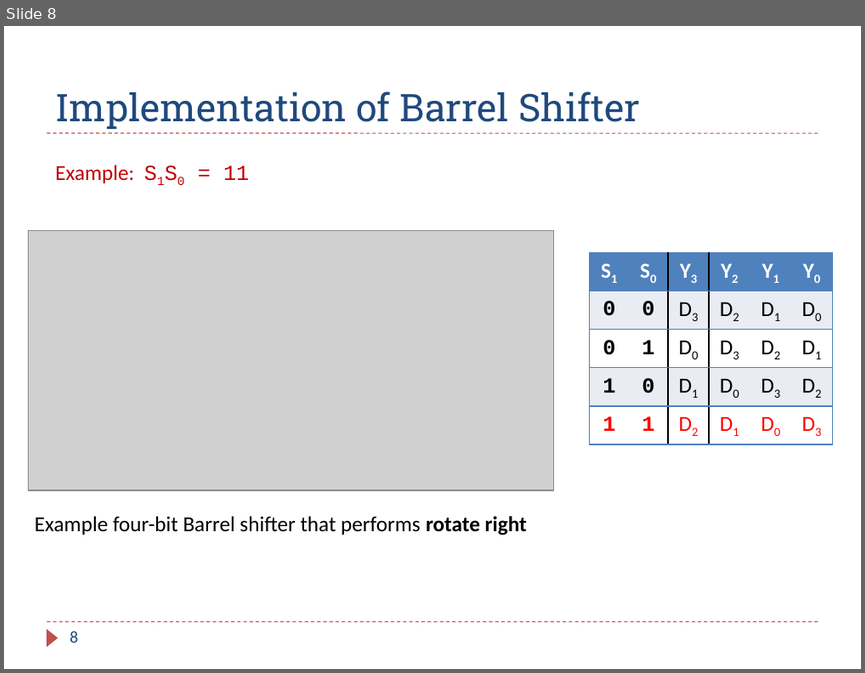
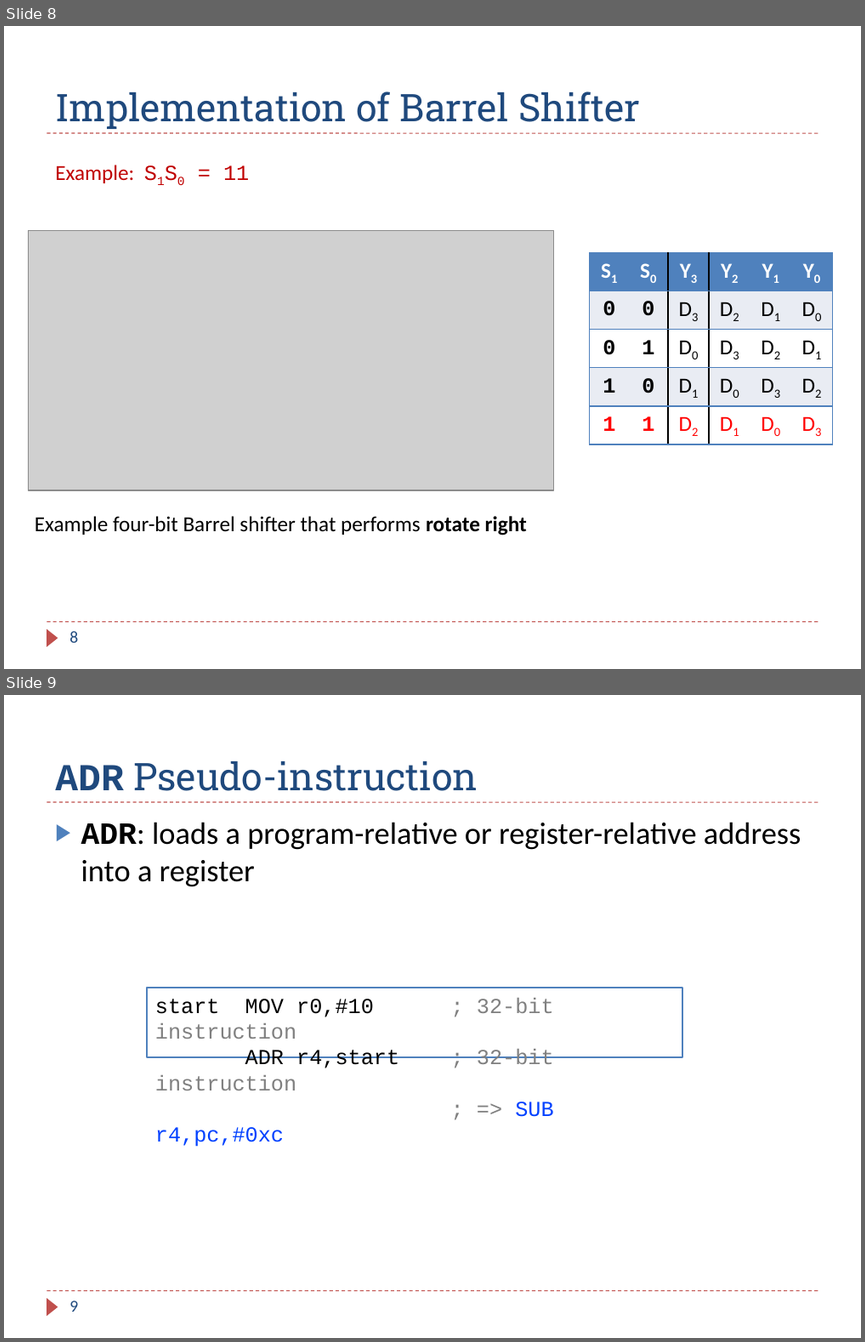
Before and after one commit to guhofstra/CSC111Fa25, a slide deck: PPTs/ZDELETED.pptx. Shown one above the other, each under a label of ours: slide 8 before the commit, slides 8 and 9 after it. The pictures are 865x673 and 865x1342 pixels, drawn with LibreOffice and Linux fonts; fonts in the diff are those of the drawing; grey boxes stand for pictures. Boxes give left, top, right and bottom in pixels: in the first picture for what was removed or moved away, otherwise in the second. Text is boxed around its words. In the diff, an @@ line names an element or a change of style, - is before the commit and + after.

```diff
--- a/PPTs/ZDELETED.pptx
+++ b/PPTs/ZDELETED.pptx
@@ slide 9 added at [4, 695, 861, 1338], background #FFFFFF; not listed: 3 template elements that a slide beside it also shows @@
@@ title added at [55, 761, 477, 791], 32 pt, text #1F497D @@
+ADR Pseudo-instruction
@@ text added at [81, 822, 800, 887], 26 pt, text #000000 @@
+▶ ADR: loads a program-relative or register-relative address into a register
@@ rectangle added at [147, 988, 682, 1057], fill #FFFFFF, outline #4F81BD 1.5 pt, 18 pt, text #808080 @@
+start MOV r0,#10 ; 32-bit instruction
+ADR r4,start ; 32-bit instruction
+; => SUB r4,pc,#0xc
@@ page number added at [69, 1300, 78, 1311], 14 pt, text #1F497D @@
+9
```
Also in this commit, not shown: 12 other files.
